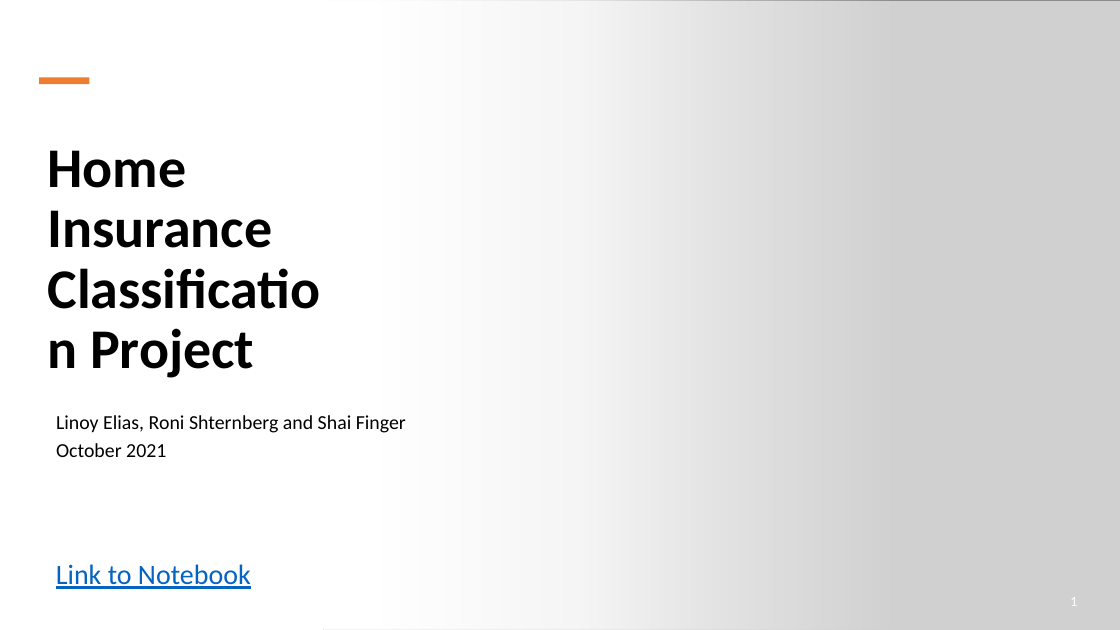
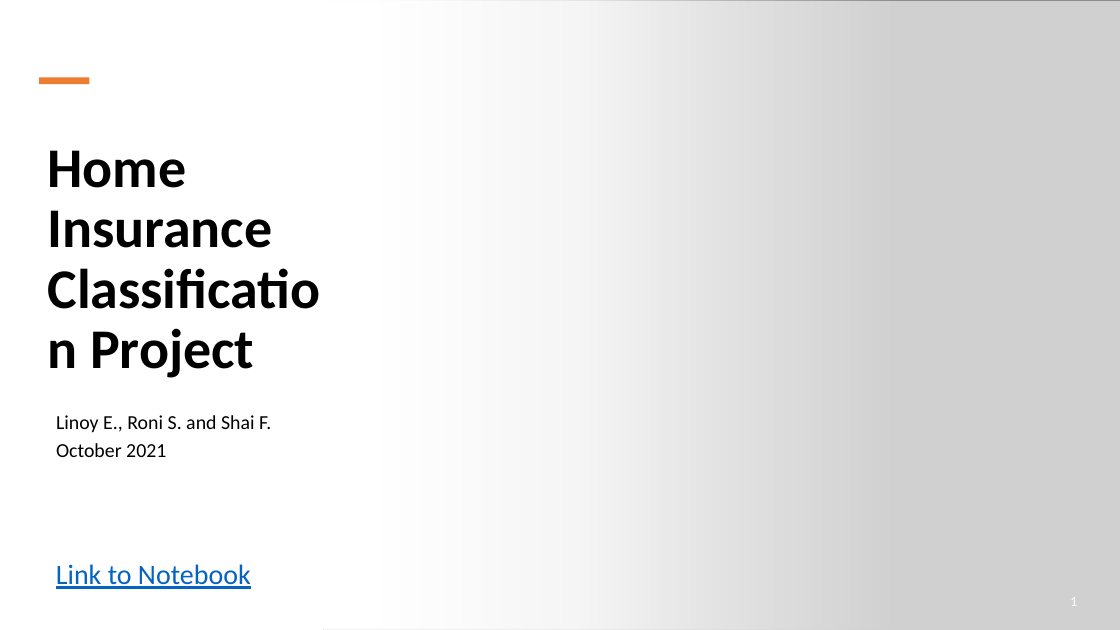
Before and after one commit to linoybar/Classification-Python-Project---Insurance, a slide deck: slide 1 of Insurance Classification Project - presentation.pptx. Drawn at 1120x630 pixels with LibreOffice and Linux fonts; fonts in the diff are those of the drawing; grey boxes stand for pictures. Boxes give left, top, right and bottom in pixels: in the first picture for what was removed or moved away, otherwise in the second. Text is boxed around its words. In the diff, an @@ line names an element or a change of style, - is before the commit and + after.

```diff
--- a/Insurance Classification Project - presentation.pptx
+++ b/Insurance Classification Project - presentation.pptx
@@ text at bbox=[56, 415, 271, 433]: text changed @@
-Linoy Elias, Roni Shternberg and Shai Finger
+Linoy E., Roni S. and Shai F.
```
Also in this commit, not shown: 7 other slides changed, 1 slide added.
